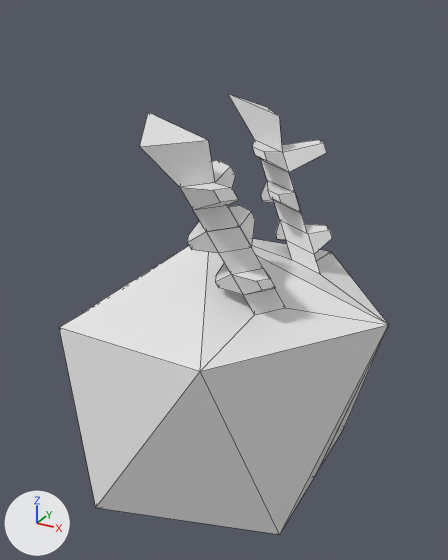
One commit to the Blender file Unity/Astral Codex/Assets/precursor.blend: the scene before it, then after it.
One viewpoint serves both versions: a camera (50 mm lens) standing at (1.68, -2.89, 2.16) and looking at (0.05, 0.06, 0.69). Lighting does not change. The marker at lower left points along +X, +Y and +Z. Mesh edges are drawn as thin lines.

The scene before the commit, as lines of its bpy script (objects in view):
```python
me_icosphere = bpy.data.meshes.new('Icosphere')
me_icosphere.from_pydata(...)  # 62 vertices, 64 faces; spans x -0.89..1.05, y -0.01..0.85, z -1.0..1.71
ob_icosphere = bpy.data.objects.new('Icosphere', me_icosphere)
ob_icosphere.location = (0.0, 0.0, 0.0)
_m = ob_icosphere.modifiers.new('Mirror', 'MIRROR')
_m.use_axis = (False, True, False)
```
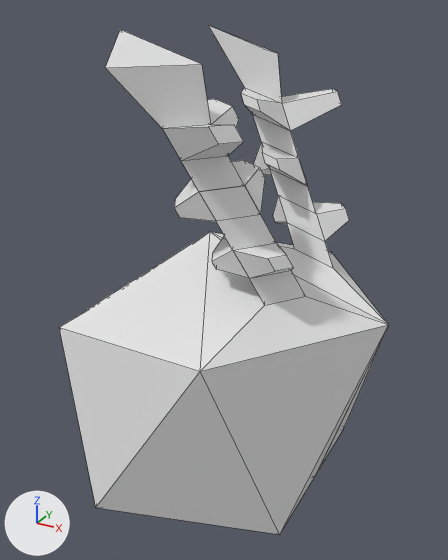
What changed in the scene script:
```text
Change me_icosphere:
    where me_icosphere.from_pydata(...)  # 62 vertices, 64 faces; spans x -0.89..1.05, y -0.01..0.85, z -1.0..1.71
    used by ob_icosphere; location = (0.0, 0.0, 0.0)
    me_icosphere part 1: all 52 vertices in x -0.11..0.59, y 0.16..0.67, z 0.76..1.71 are scaled about their middle by 1.31, then moved by (-0.02, 0.01, 0.22)
```

Where the change shows, as pixel boxes (x1, y1, x2, y2) in the pictures (448 x 560 px; the box of a moved part takes in the faces that stretch with it):
'Icosphere', reshaped (15% taller): before (59, 94, 389, 534); after (59, 26, 389, 534)
part 1 of me_icosphere, moved or reshaped: before (140, 94, 389, 371); after (105, 26, 389, 371)
